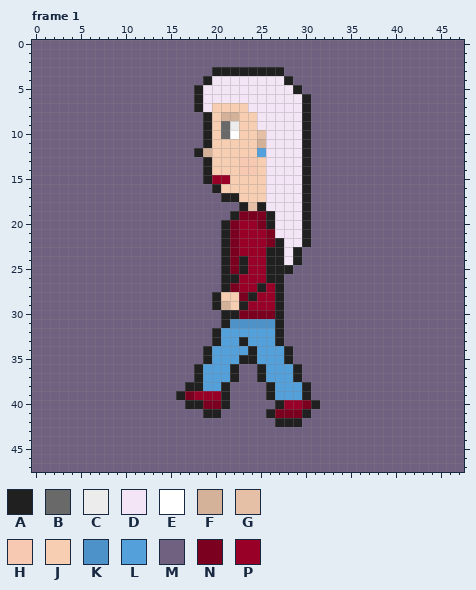
Edited in one commit: pixel-art file (assets/sprites/characters/complete/keia/walk/keia01_walk_l.ase). The picture above is the old version.
48x48 pixels, 4 frames. Colours within 5 levels of each other are drawn and written as one. Shown: frame 1. The commit also changed other frames, which this record leaves out.
Palette (. is transparent): A #202020  B #696969  C #ececec  D #f3e5f5  E #ffffff  F #d4b29a  G #e5bfa6  H #f7c8b2  J #f7ceb2  K #4d93ca  L #54a0db  M #706181  N #7b0020  P #980028
After:
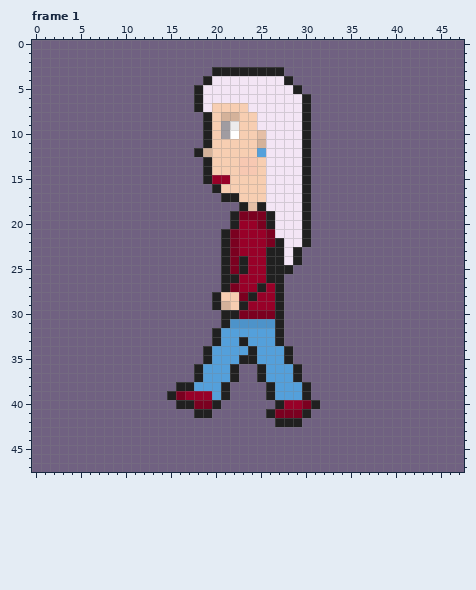
Change:
colour B: #696969 -> #a09ca1
Frame 1:
y 20: x 21..22 AN -> MA
y 38: x 16 M -> A; x 18 A -> L
y 39: x 15..17 MAN -> ANP; x 20 P -> L
y 40: x 16 M -> A; x 18 A -> N; x 20..21 NA -> AM
y 41: x 18 M -> A; x 20 A -> M
Where, in picture pixels (left, top, right, bottom), the same in both pictures:
changed: (221, 121, 230, 139)
changed: (221, 220, 239, 229)
changed: (167, 382, 230, 418)
